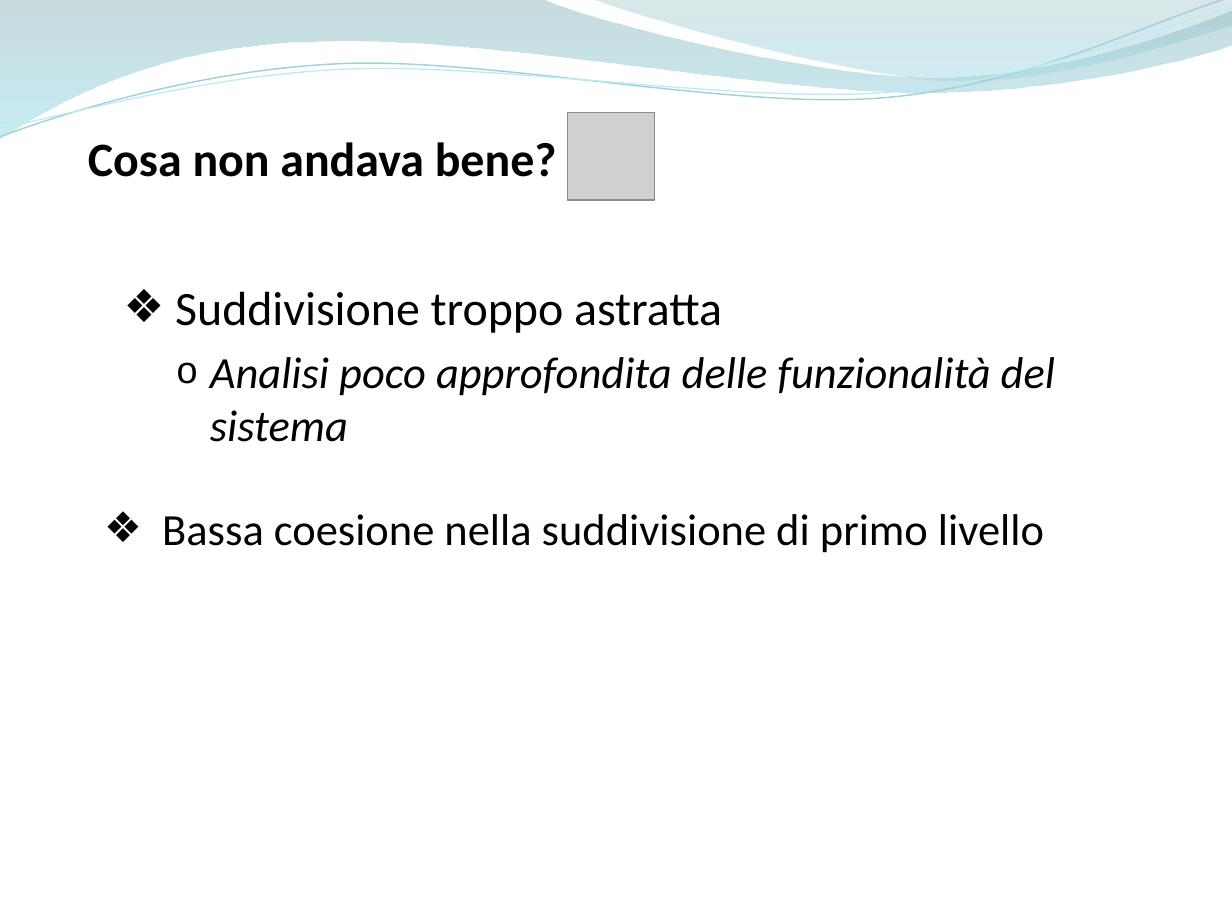
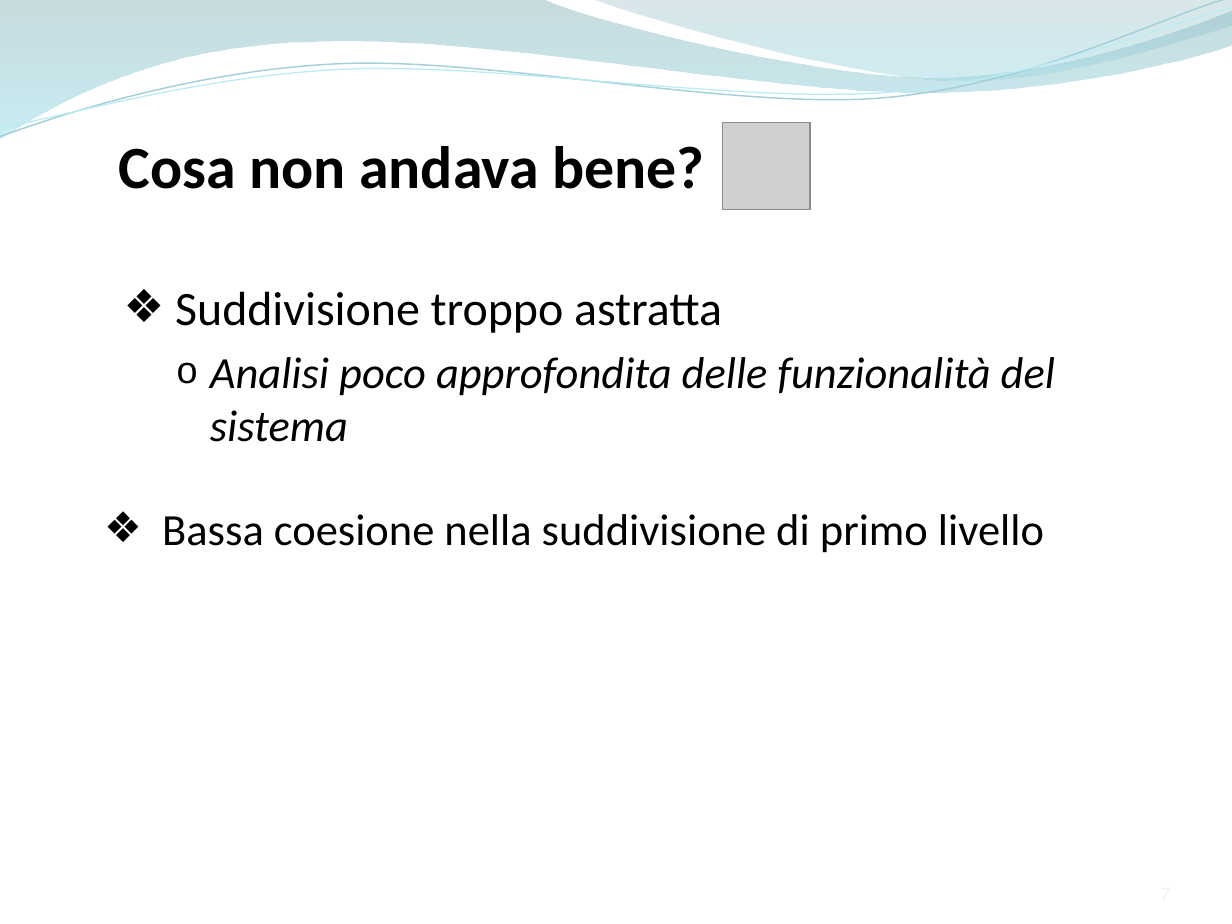
Before and after one commit to ammirate/at-silo, a slide deck: slide 7 of Presentazione/Atsilo2/Ferrara/Ferrara_M_PresentazioneFinale.pptx. Drawn at 1232x924 pixels with LibreOffice and Linux fonts; fonts in the diff are those of the drawing; grey boxes stand for pictures. Boxes give left, top, right and bottom in pixels: in the first picture for what was removed or moved away, otherwise in the second. Text is boxed around its words. In the diff, an @@ line names an element or a change of style, - is before the commit and + after.

```diff
--- a/Presentazione/Atsilo2/Ferrara/Ferrara_M_PresentazioneFinale.pptx
+++ b/Presentazione/Atsilo2/Ferrara/Ferrara_M_PresentazioneFinale.pptx
@@ text "Cosa non andava bene?": place and size @@
-text "Cosa non andava bene?" at [88, 142, 557, 177]
+text "Cosa non andava bene?" at [118, 146, 704, 189]
@@ text "Cosa non andava bene?" at [118, 146, 704, 189]: size 28 to 35 pt @@
@@ picture: place and size @@
-picture at [568, 113, 655, 201]
+picture at [723, 122, 811, 209]
```
Also in this commit, not shown: 12 other slides changed, 5 slides added, 3 slides removed.
